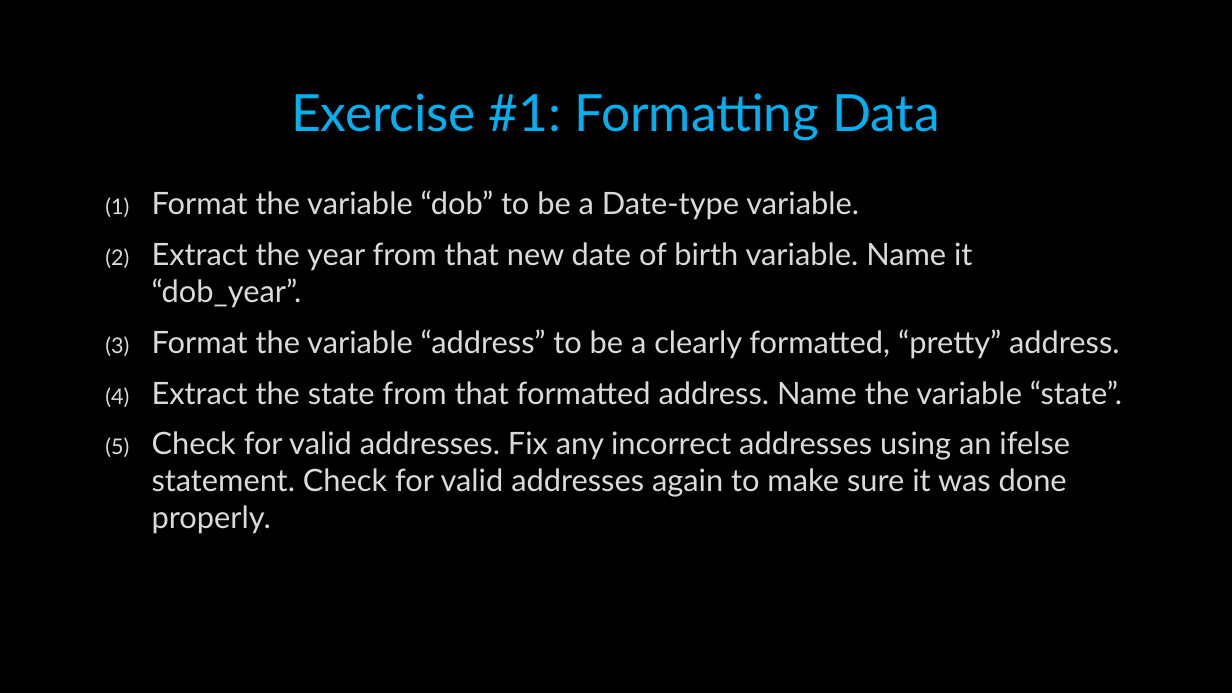
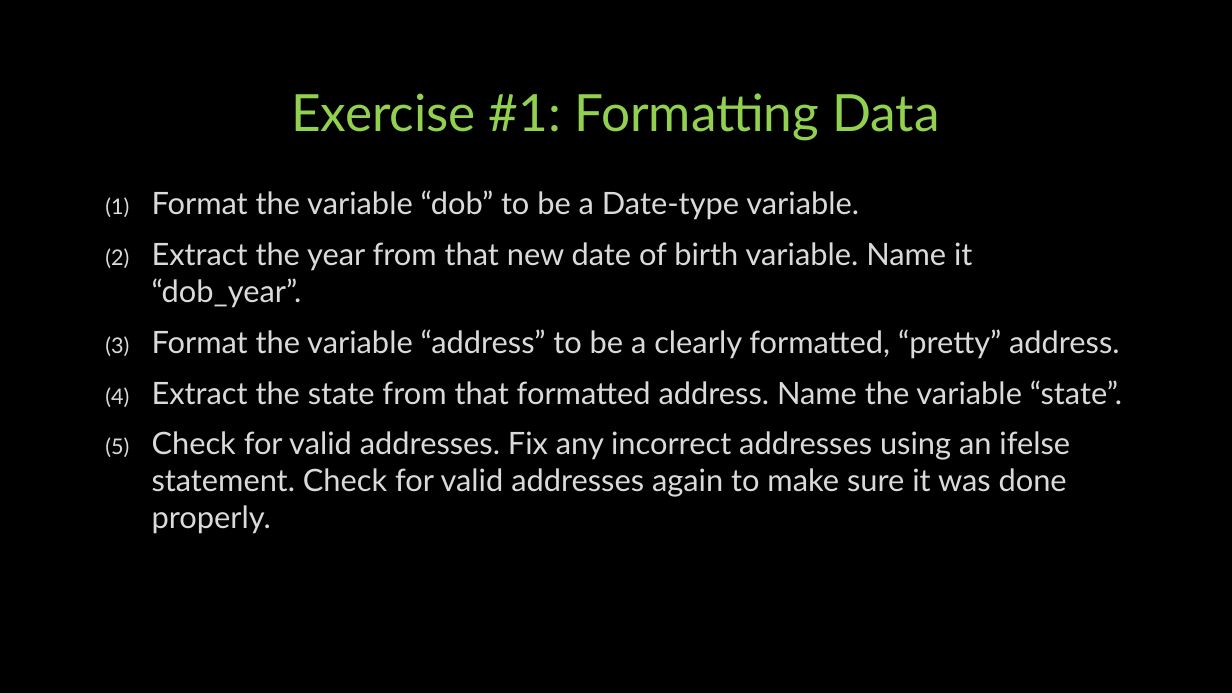
Before and after one commit to CharlotteLoobyRTI/IFDTC23, a slide deck: slide 13 of IFDTC_presentation_RTech.pptx. Drawn at 1232x693 pixels with LibreOffice and Linux fonts; fonts in the diff are those of the drawing; background and template pictures are left out. Boxes give left, top, right and bottom in pixels: in the first picture for what was removed or moved away, otherwise in the second. Text is boxed around its words. In the diff, an @@ line names an element or a change of style, - is before the commit and + after.

```diff
--- a/IFDTC_presentation_RTech.pptx
+++ b/IFDTC_presentation_RTech.pptx
@@ title "Exercise #1: Formatting Data" at (291,93,939,140): text colour #00B0F0 to #92D050 @@
```
Also in this commit, not shown: 11 other slides changed, 1 slide added, 1 slide removed.
